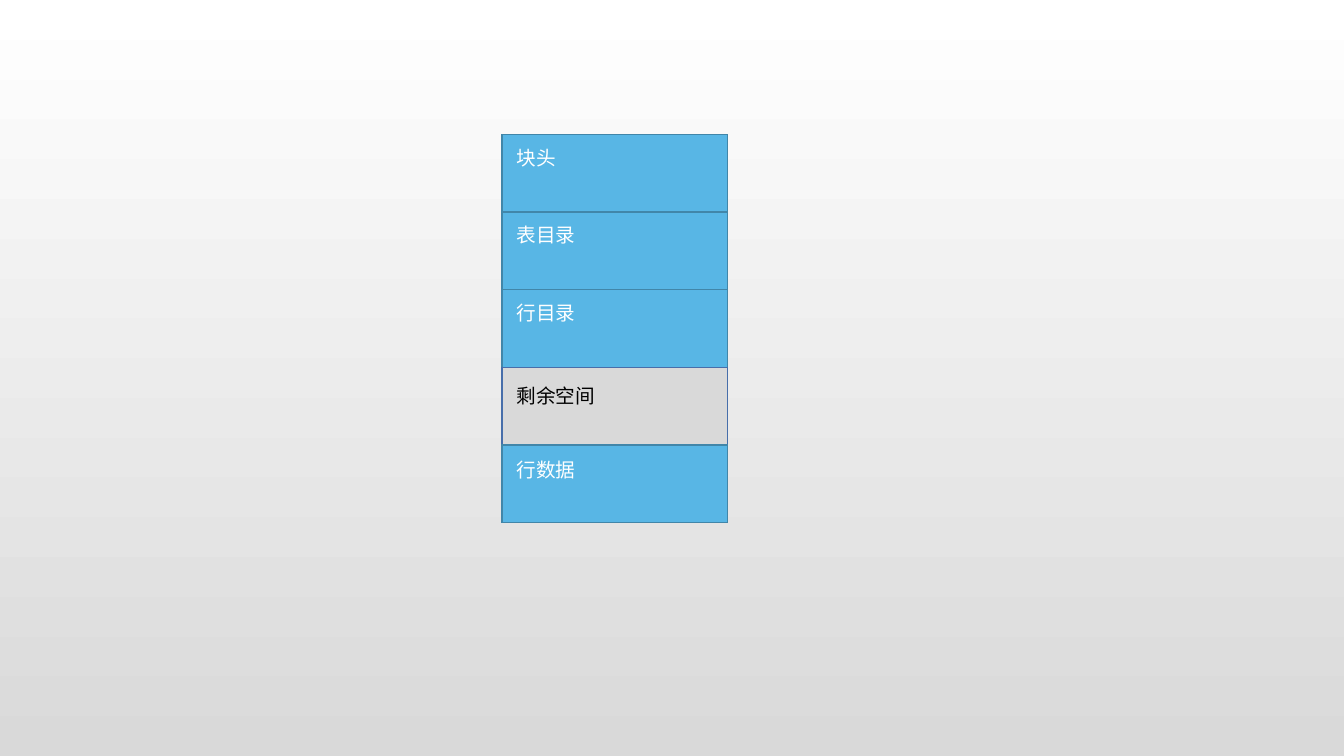
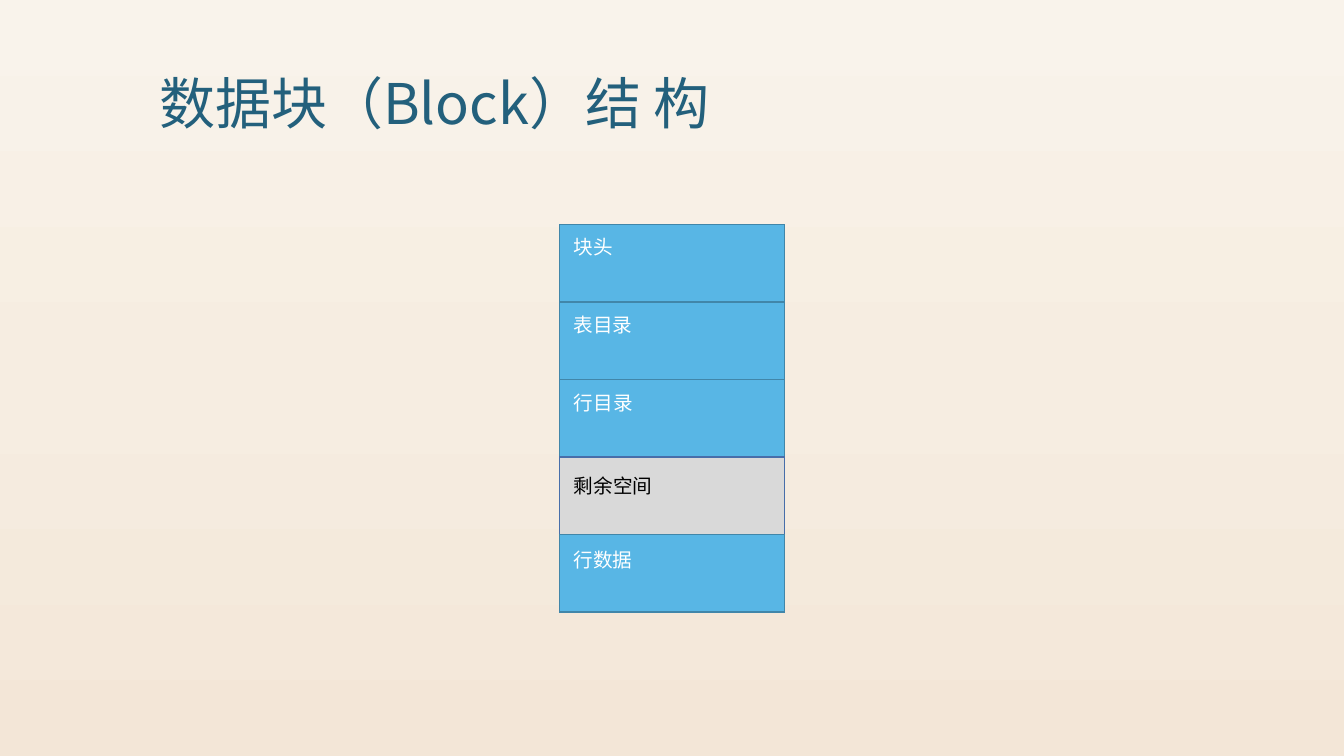
Before and after one commit to Henry-chr/Uplearning, a slide deck: slide 7 of Read/Oracle/knowledge/Material/Oracle体系结构.pptx (slide 5 before the commit). Drawn at 1344x756 pixels with LibreOffice and Linux fonts; fonts in the diff are those of the drawing. Boxes give left, top, right and bottom in pixels: in the first picture for what was removed or moved away, otherwise in the second. Text is boxed around its words. In the diff, an @@ line names an element or a change of style, - is before the commit and + after.

```diff
--- a/Read/Oracle/knowledge/Material/Oracle体系结构.pptx
+++ b/Read/Oracle/knowledge/Material/Oracle体系结构.pptx
@@ background gradient #FFFFFF to #D9D9D9 to gradient #F9F3EB to #F6EDE1 to #F3E6D7 @@
@@ text added at (159,76,710,129), 40 pt, text gradient #23607C to #0C364F @@
+数据块（Block）结 构
@@ 5 rectangles, 2 texts: place and size @@
-5 rectangles, 2 texts at (502,135,728,522)
+5 rectangles, 2 texts at (560,225,785,612)
@@ 3 texts: place and size @@
-3 texts at (516,149,575,479)
+3 texts at (574,238,633,569)
```
Also in this commit, not shown: 1 other slide changed, 2 slides added, 12 other files.
